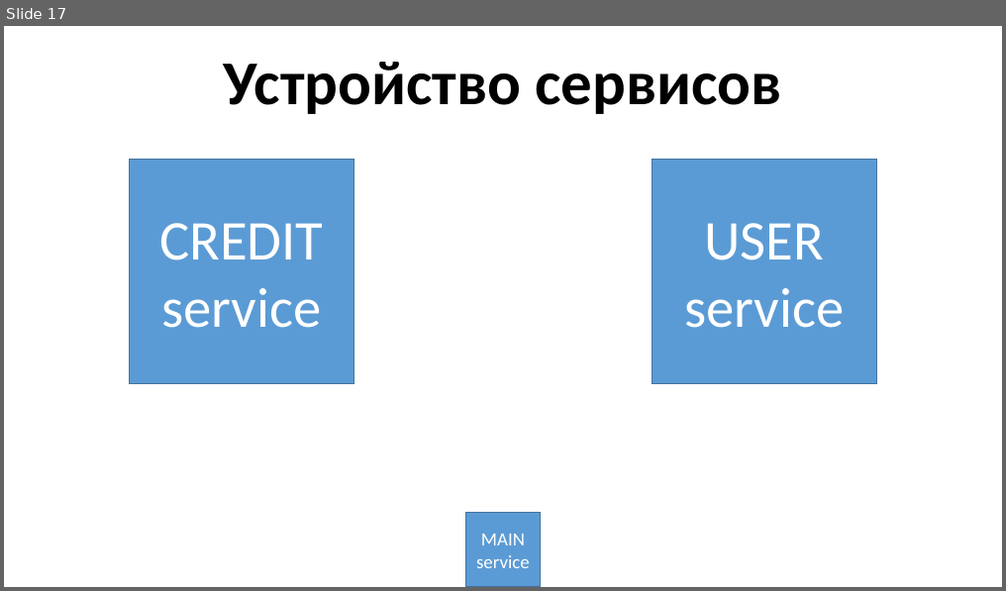
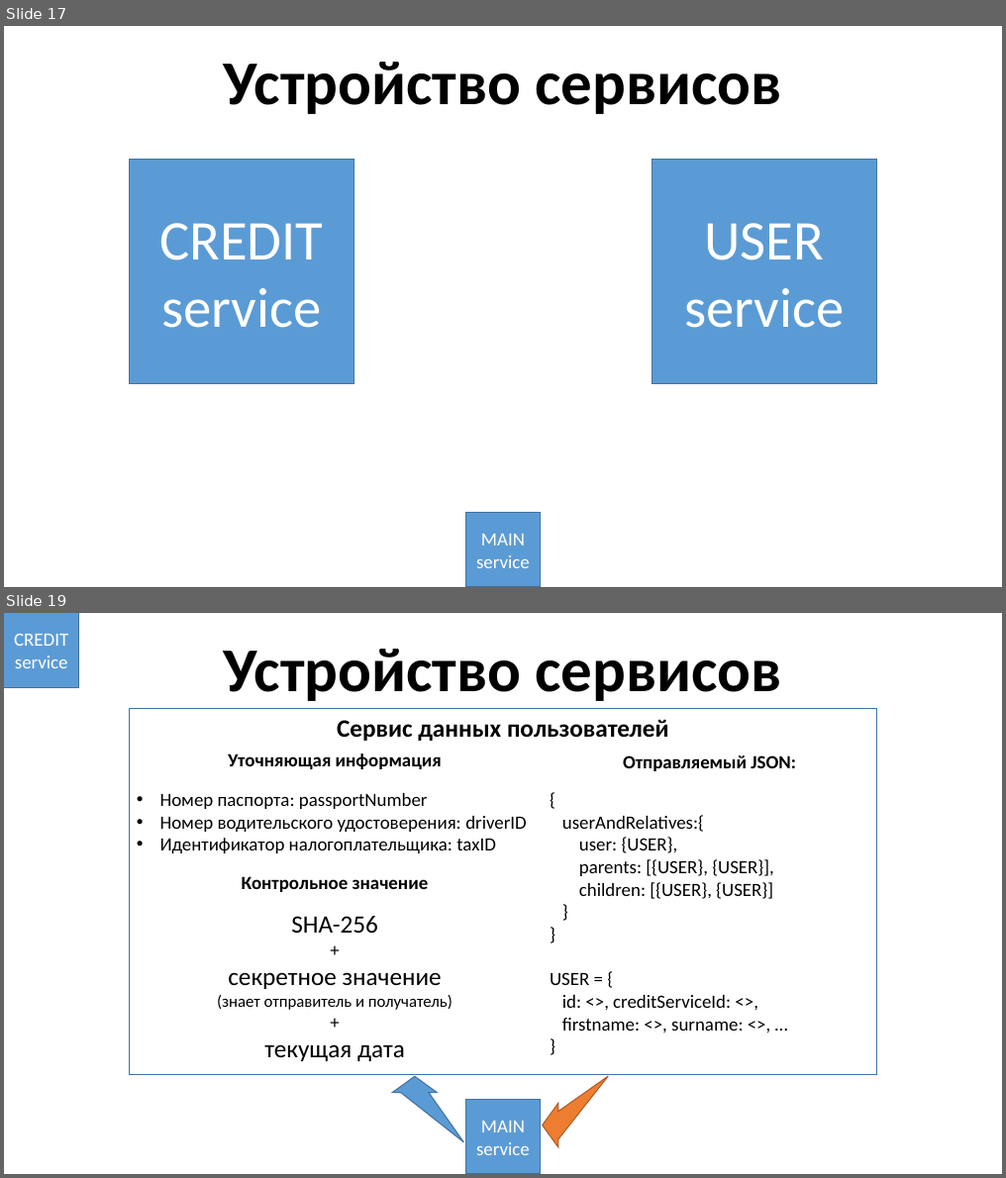
Before and after one commit to YoungTeurus/CreditAndUserServices, a slide deck: docs/Java 3 - presentation.pptx. Shown one above the other, each under a label of ours: slide 17 before the commit, slides 17 and 19 after it; the slides between them are not shown. The pictures are 1006x591 and 1006x1178 pixels, drawn with LibreOffice and Linux fonts; fonts in the diff are those of the drawing. Boxes give left, top, right and bottom in pixels: in the first picture for what was removed or moved away, otherwise in the second. Text is boxed around its words. In the diff, an @@ line names an element or a change of style, - is before the commit and + after.

Commit message:
ADD - Добавления по презентации (всё устройство сервлетов и работа с данными)

```diff
--- a/docs/Java 3 - presentation.pptx
+++ b/docs/Java 3 - presentation.pptx
@@ slide 19 added at [4,613,1002,1174], background #FFFFFF @@
@@ rectangle added at [4,613,79,688], fill #5B9BD5, outline #43739E 1 pt, 18 pt, text #FFFFFF @@
+CREDIT
+service
@@ text added at [224,649,781,701], 60 pt, text #000000, bold @@
+Устройство сервисов
@@ rectangle added at [129,709,877,1075], fill #FFFFFF, outline #43739E 1 pt @@
@@ text added at [337,719,669,741], 24 pt, text #000000, bold @@
+Сервис данных пользователей
@@ text added at [228,754,442,769], 18 pt, text #000000, bold @@
+Уточняющая информация
@@ text added at [623,756,796,771], 18 pt, text #000000, bold @@
+Отправляемый JSON:
@@ text added at [160,793,527,854], 18 pt, text #000000 @@
+• Номер паспорта: passportNumber
+• Номер водительского удостоверения: driverID
+• Идентификатор налогоплательщика: taxID
@@ text added at [549,815,774,1031], 18 pt, text #000000 @@
+{
+userAndRelatives:{
+user: {USER},
+parents: [{USER}, {USER}],
+children: [{USER}, {USER}]
+}
+}
+USER = {
+id: <>, creditServiceId: <>,
+firstname: <>, surname: <>, …
+}
@@ text added at [242,876,429,892], 18 pt, text #000000, bold @@
+Контрольное значение
@@ text added at [217,916,452,1061], 24 pt, text #000000 @@
+SHA-256
++
+секретное значение
+(знает отправитель и получатель)
++
+текущая дата
@@ freeform shape added at [392,1076,463,1143], fill #5B9BD5, outline #43739E 1 pt @@
@@ freeform shape added at [543,1076,608,1148], fill #ED7D31, outline #AF5C24 1 pt @@
@@ rectangle added at [466,1100,541,1174], fill #5B9BD5, outline #43739E 1 pt, 18 pt, text #FFFFFF @@
+MAIN
+service
```
Also in this commit, not shown: 1 slide changed, 3 other slides added, 1 other file.
